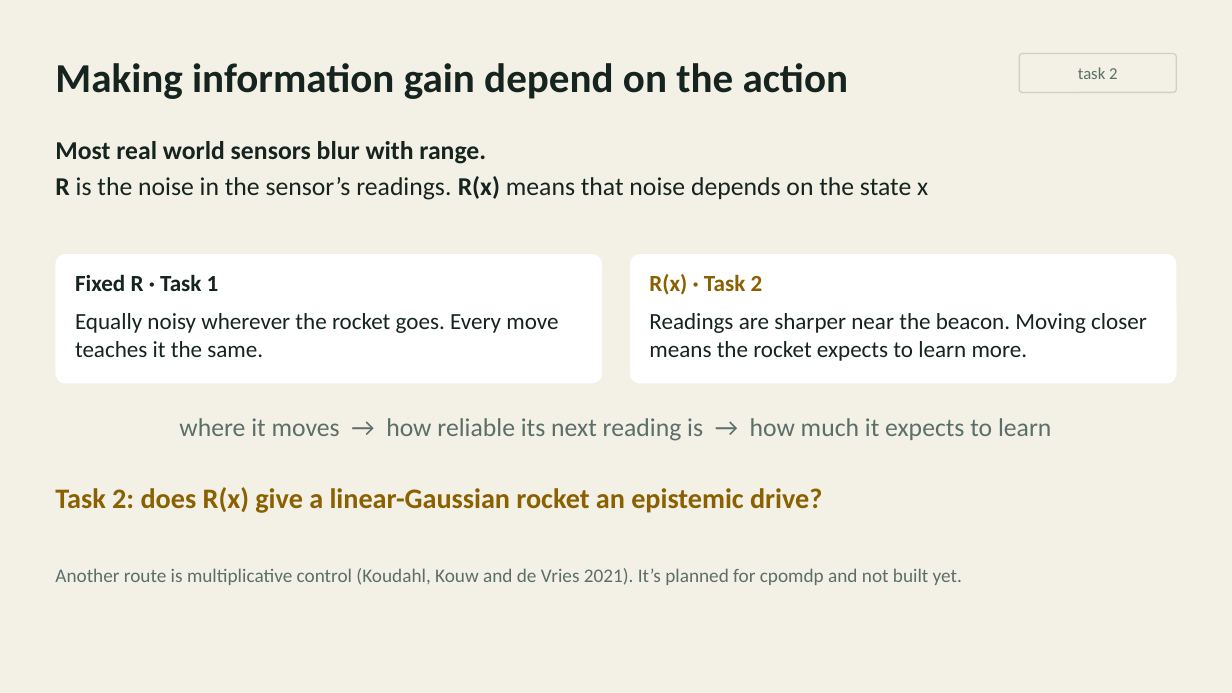
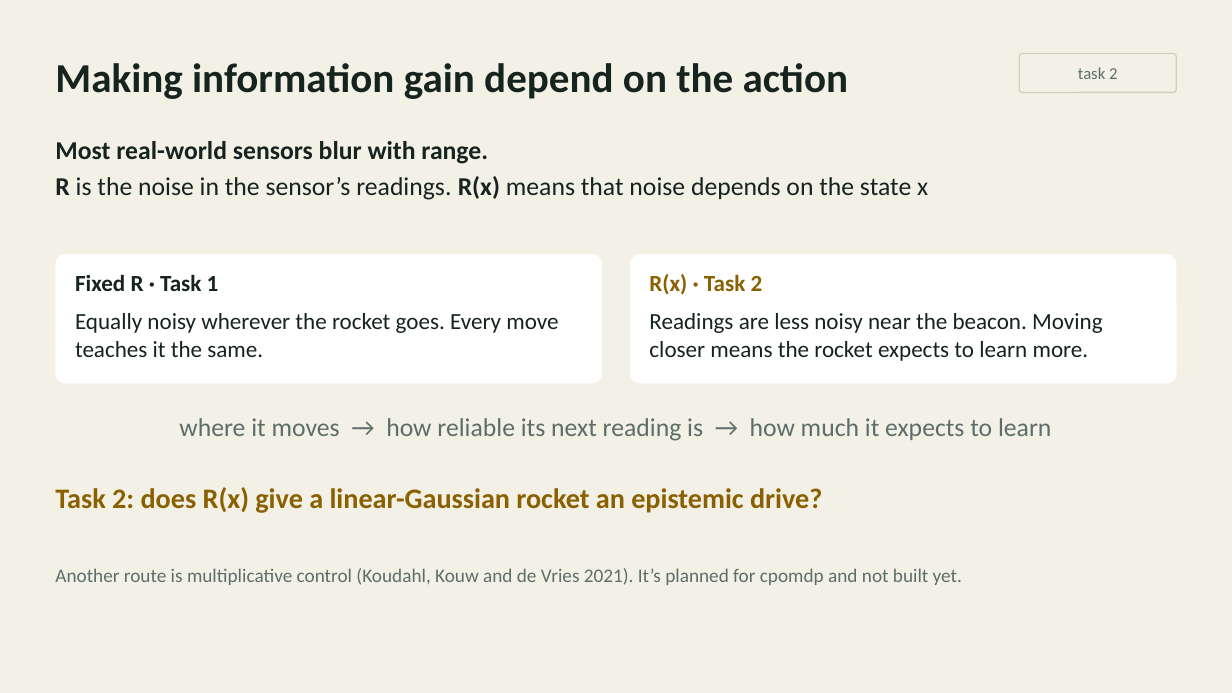
Before and after one commit to inferogenesis/cpomdp-workshop, a slide deck: slide 10 of deck/cpomdp_symposium_2026.pptx. Drawn at 1232x693 pixels with LibreOffice and Linux fonts; fonts in the diff are those of the drawing. Boxes give left, top, right and bottom in pixels: in the first picture for what was removed or moved away, otherwise in the second. Text is boxed around its words. In the diff, an @@ line names an element or a change of style, - is before the commit and + after.

```diff
--- a/deck/cpomdp_symposium_2026.pptx
+++ b/deck/cpomdp_symposium_2026.pptx
@@ text at <box>55,141,488,164</box>: text changed @@
-Most real world sensors blur with range.
+Most real-world sensors blur with range.
@@ text in rounded rectangle at <box>649,313,1103,361</box>: text changed @@
-Readings are sharper near the beacon. Moving closer means the rocket expects to learn more.
+Readings are less noisy near the beacon. Moving closer means the rocket expects to learn more.
```
Also in this commit, not shown: 1 other slide changed, 3 other files.
